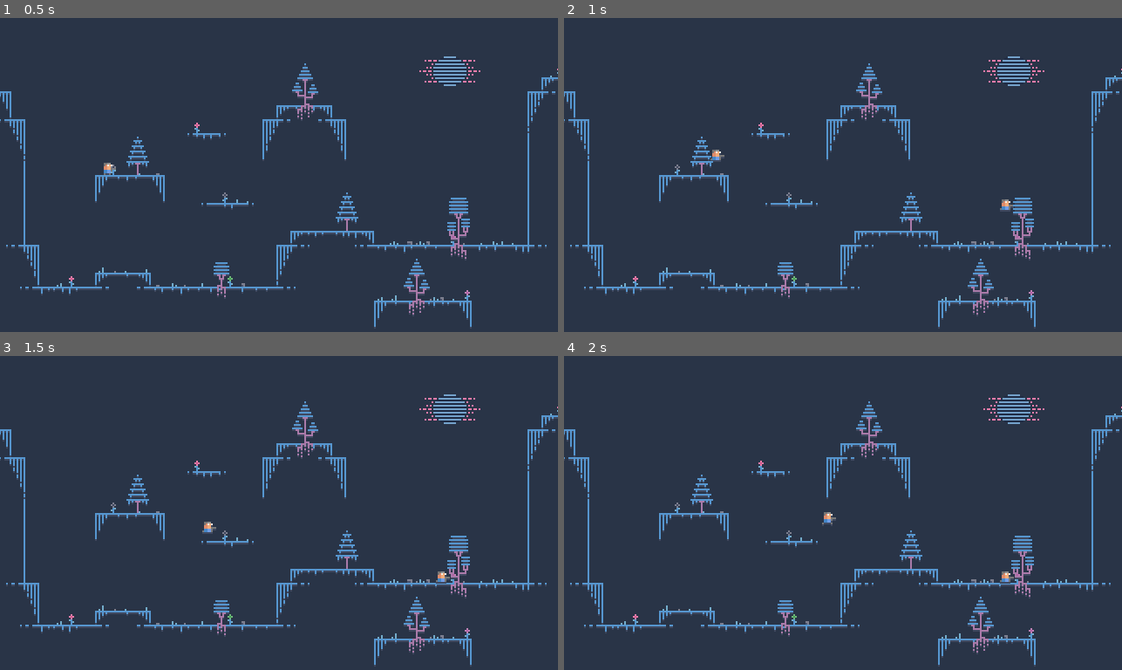
Above: before the commit, frames 1-4 (two rows, left to right).
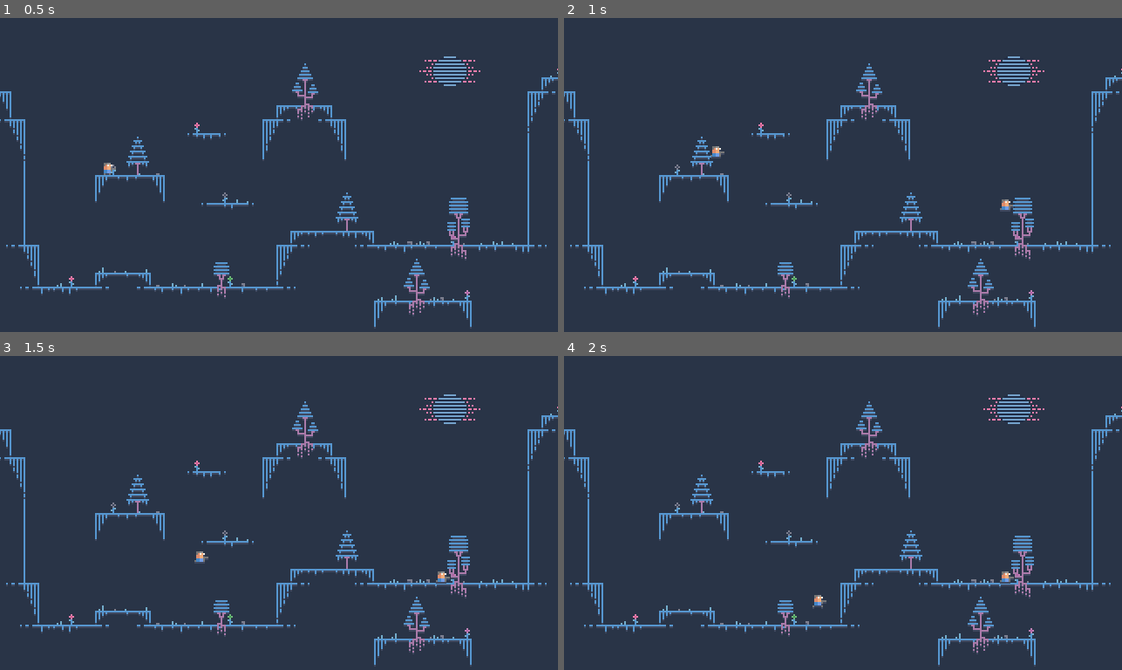
Above: after the commit, the same moments.

Repository: ddorn/gravity
Game: Godot game, scene res://World.tscn
Two runs of this game, one before a commit and one after it. Both use one fixed random seed, a clock stepped at 60 frames per second and the inputs below.
Inputs:
- Up to frame 1 (0.5 s): no input
- Up to frame 2 (1 s): tap Enter at 0.5 s; hold Right (ui_right) from 0.53 s (still down); tap Up (ui_up) at 0.6, 0.77 s
- Up to frame 3 (1.5 s): keep holding Right (ui_right); tap Up (ui_up) at 1.07, 1.35 s
- Up to frame 4 (2 s): keep holding Right (ui_right); tap Up (ui_up) at 1.52, 1.82 s

Frame 1 is identical in both runs. In frame 2, less than 0.1% of the frame differs, in the area x 26-29%, y 40-46%; in frame 3, 0.1%, in the area x 34-39%, y 52-66%; in frame 4, 0.1%.

Commit message:
better jump height control

Diff:
--- a/Player.gd
+++ b/Player.gd
@@ -49,7 +49,7 @@
 		friction = AIR_FRICTION
 
 		if Input.is_action_just_released("ui_up") and velocity.y < 0:
-			velocity.y = min(0, velocity.y + JUMP_IMPULSE / 2.0)
+			velocity.y /= 2.0
 
 	if x_input == 0:
 		velocity.x = lerp(velocity.x, 0, friction)
Binary file changed: images/Tiles.ase
